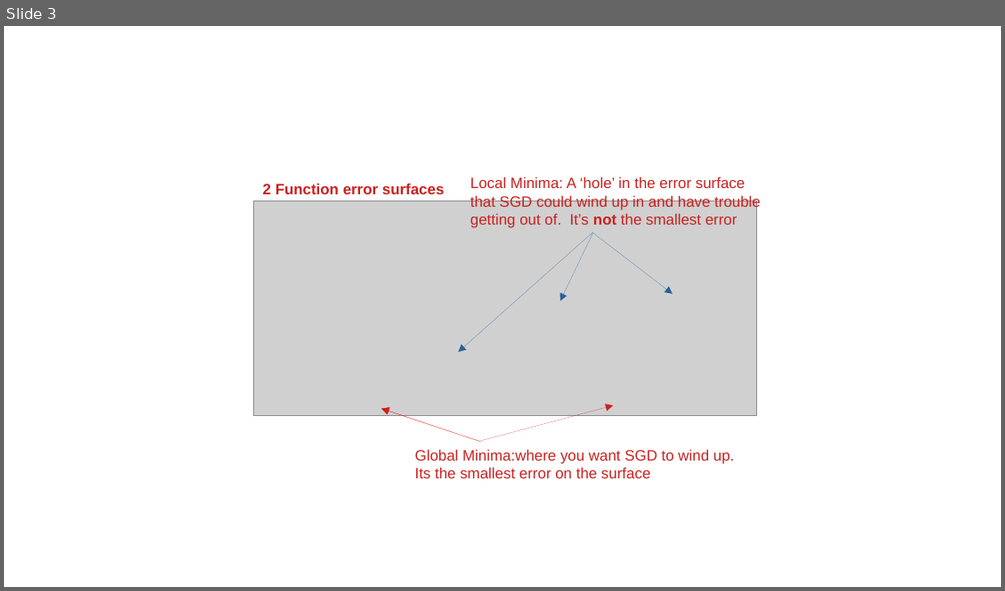
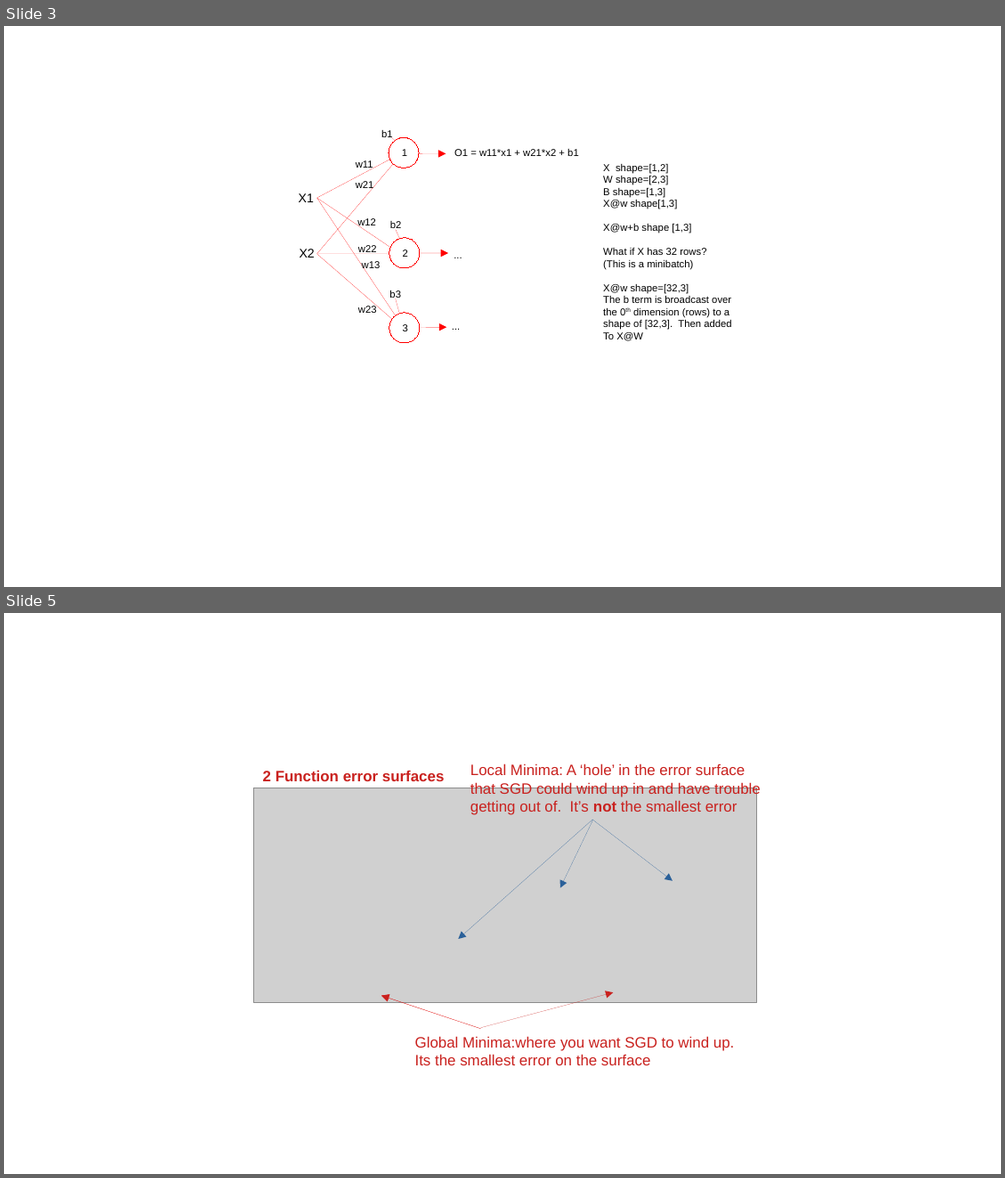
Before and after one commit to CNUClasses/CPSC471, a slide deck: content/lectures/illustration_ppt/illustrations.odp. Shown one above the other, each under a label of ours: slide 3 before the commit, slides 3 and 5 after it; the slides between them are not shown. The pictures are 1005x591 and 1005x1178 pixels, drawn with LibreOffice and Linux fonts; fonts in the diff are those of the drawing; grey boxes stand for pictures. Boxes give left, top, right and bottom in pixels: in the first picture for what was removed or moved away, otherwise in the second. Text is boxed around its words. In the diff, an @@ line names an element or a change of style, - is before the commit and + after.

Commit message:
lecture

```diff
--- a/content/lectures/illustration_ppt/illustrations.odp
+++ b/content/lectures/illustration_ppt/illustrations.odp
@@ slide 3 added at (4, 26, 1001, 587), background #FFFFFF @@
@@ text added at (381, 130, 393, 139), 8 pt, text #000000 @@
+b1
@@ arrow added from (317, 198) to (403, 152), #FF0000 0 pt @@
@@ arrow added from (317, 254) to (403, 152), #FF0000 0 pt @@
@@ ellipse added at (388, 137, 419, 168), fill #FFFFFF, outline #FF0000 0 pt, 8 pt, text #000000 @@
+1
@@ arrow added from (392, 137) to (408, 153), #FF0000 0 pt @@
@@ arrow added from (408, 153) to (446, 153), #FF0000 0 pt @@
@@ text added at (454, 149, 579, 156), 8 pt, text #000000 @@
+O1 = w11*x1 + w21*x2 + b1
@@ text added at (356, 160, 373, 170), 8 pt, text #000000 @@
+w11
@@ text added at (356, 181, 374, 191), 8 pt, text #000000 @@
+w21
@@ text added at (603, 163, 731, 341), 8 pt, text #000000 @@
+X shape=[1,2]
+W shape=[2,3]
+B shape=[1,3]
+X@w shape[1,3]
+X@w+b shape [1,3]
+What if X has 32 rows?
+(This is a minibatch)
+X@w shape=[32,3]
+The b term is broadcast over the 0th dimension (rows) to a shape of [32,3]. Then added
+To X@W
@@ text added at (299, 193, 314, 202), 10 pt, text #000000 @@
+X1
@@ arrow added from (317, 198) to (405, 331), #FF0000 0 pt @@
@@ arrow added from (317, 198) to (400, 254), #FF0000 0 pt @@
@@ text added at (357, 218, 376, 228), 8 pt, text #000000 @@
+w12
@@ ellipse added at (389, 238, 421, 268), fill #FFFFFF, outline #FF0000 0 pt, 8 pt, text #000000 @@
+2
@@ text added at (390, 221, 402, 232), 8 pt, text #000000 @@
+b2
@@ arrow added from (396, 230) to (405, 251), #FF0000 0 pt @@
@@ text added at (299, 248, 315, 257), 10 pt, text #000000 @@
+X2
@@ arrow added from (317, 254) to (400, 254), #FF0000 0 pt @@
@@ arrow added from (317, 254) to (405, 331), #FF0000 0 pt @@
@@ text added at (358, 245, 377, 252), 8 pt, text #000000 @@
+w22
@@ text added at (362, 261, 380, 271), 8 pt, text #000000 @@
+w13
@@ arrow added from (411, 253) to (448, 253), #FF0000 0 pt @@
@@ text added at (445, 245, 595, 265), 8 pt, text #000000 @@
+...
@@ text added at (389, 289, 401, 300), 8 pt, text #000000 @@
+b3
@@ text added at (358, 305, 377, 313), 8 pt, text #000000 @@
+w23
@@ ellipse added at (389, 313, 421, 344), fill #FFFFFF, outline #FF0000 0 pt, 8 pt, text #000000 @@
+3
@@ arrow added from (396, 298) to (404, 331), #FF0000 0 pt @@
@@ text added at (443, 315, 592, 336), 8 pt, text #000000 @@
+...
@@ arrow added from (409, 327) to (446, 327), #FF0000 0 pt @@
@@ what was slide 3 is now slide 5 @@
```
Also in this commit, not shown: 1 slide changed, 1 other slide added, 3 other files.
